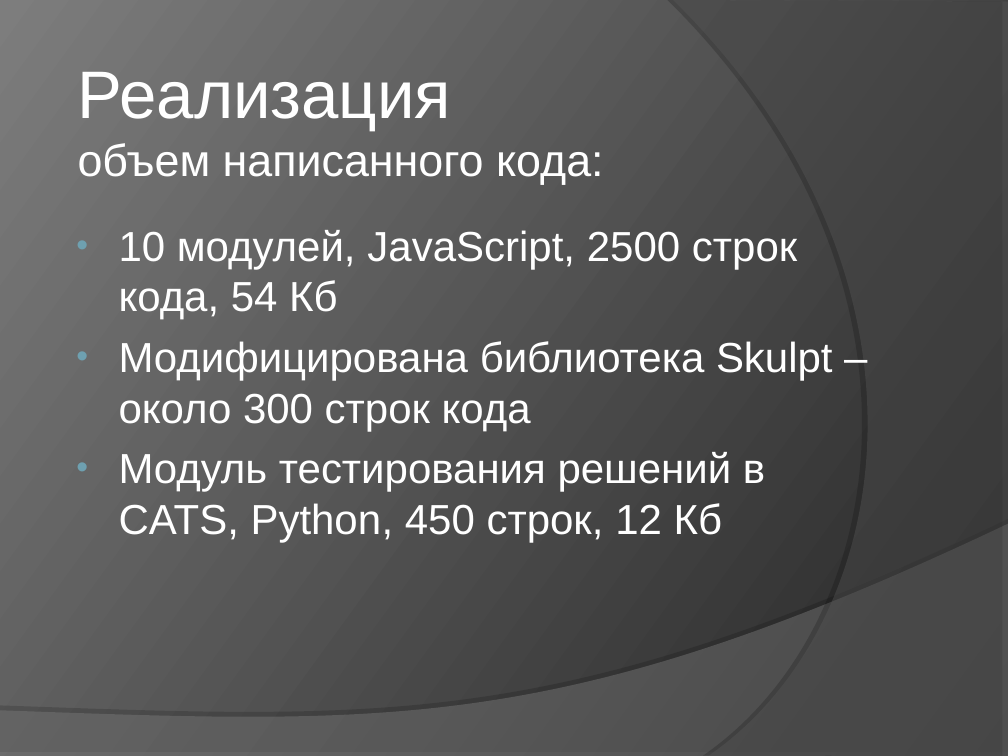
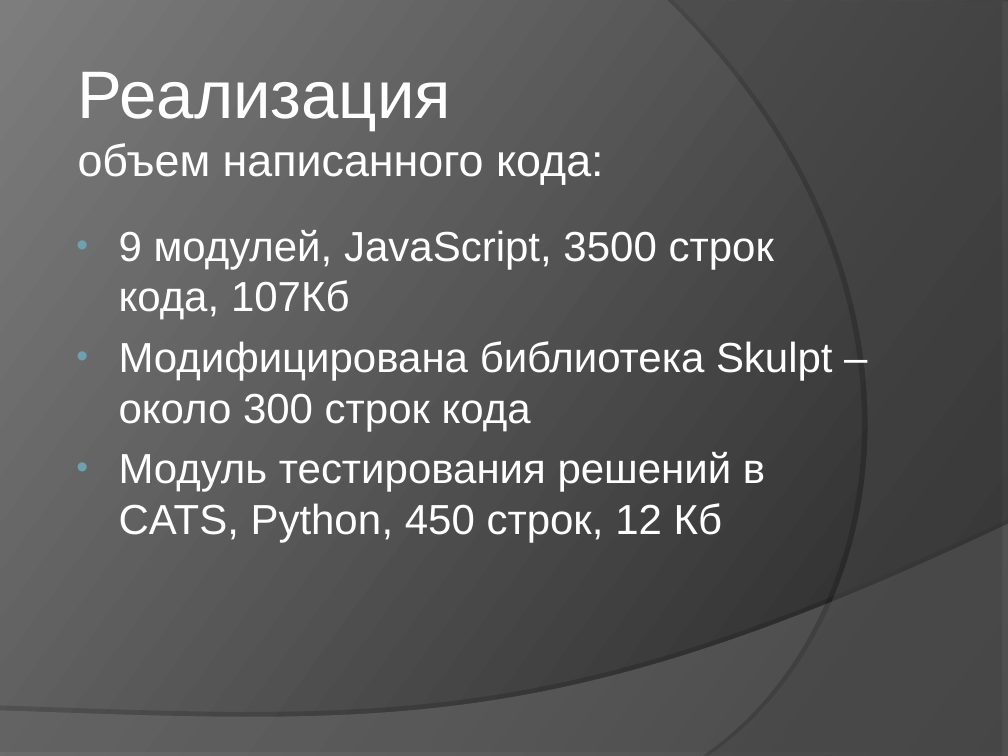
Before and after one commit to klenin/cats-junior, a slide deck: slide 22 of C8403A_Vasilyeva_presentation.ppt. Drawn at 1008x756 pixels with LibreOffice and Linux fonts; fonts in the diff are those of the drawing. Boxes give left, top, right and bottom in pixels: in the first picture for what was removed or moved away, otherwise in the second. Text is boxed around its words. In the diff, an @@ line names an element or a change of style, - is before the commit and + after.

```diff
--- a/C8403A_Vasilyeva_presentation.ppt
+++ b/C8403A_Vasilyeva_presentation.ppt
@@ text at <box>119,230,774,320</box>: text changed @@
-• 10 модулей, JavaScript, 2500 строк кода, 54 Кб
+• 9 модулей, JavaScript, 3500 строк кода, 107Кб
```
Also in this commit, not shown: 10 other slides changed, 1 other file.
